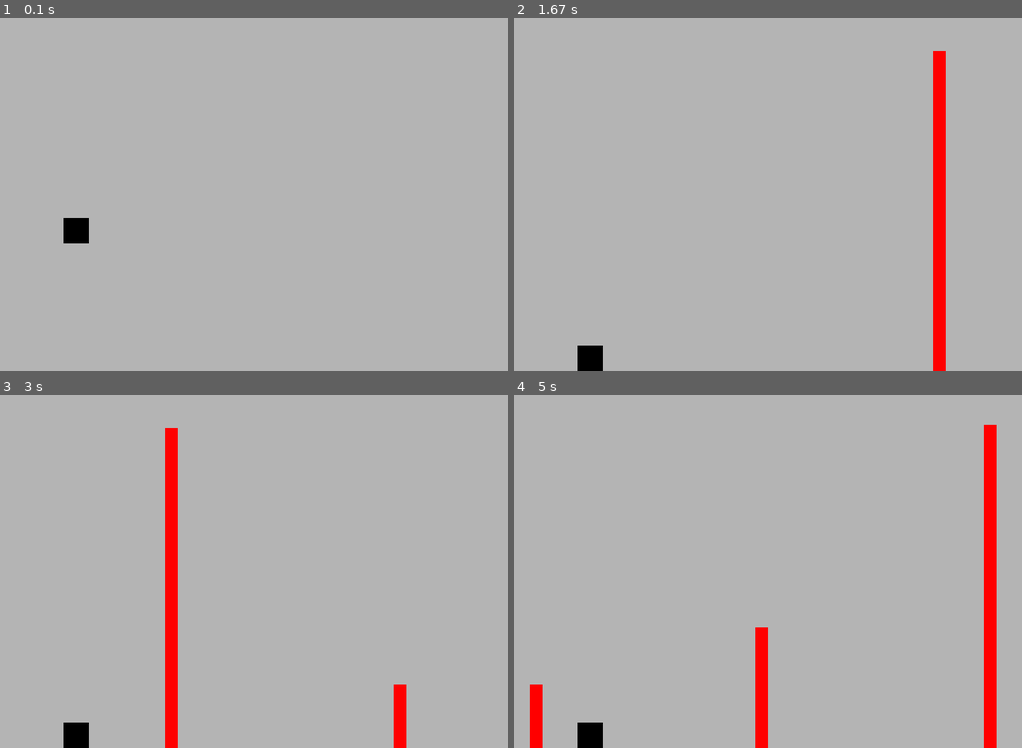
Above: before the commit, frames 1-4 (two rows, left to right).
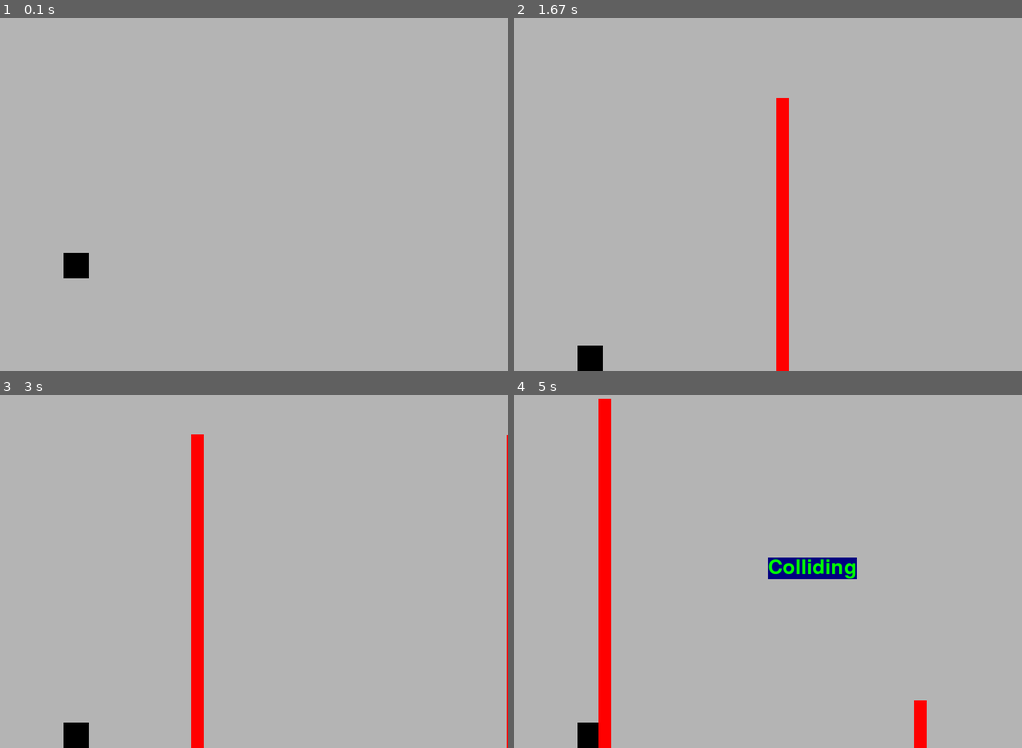
Above: after the commit, the same moments.

Repository: rodolfofrainer/pytorchPygameAI
Game: pygame game, started from main.py
Two runs of this game, one before a commit and one after it. Both use one fixed random seed, a clock stepped at 60 frames per second and the inputs below.
Inputs:
- Up to frame 1 (0.1 s): no input
- Up to frame 2 (1.67 s): no input
- Up to frame 3 (3 s): no input
- Up to frame 4 (5 s): no input

The runs differ from the first frame. In frame 1, 0.7% of the frame differs, in the area x 12-18%, y 56-74%; in frame 2, 4.2%; in frame 3, 5.2%; in frame 4, 7.5%, in the area x 3-95%, y 1-100%.

Commit message:
clean up/tidy up the code

Diff:
--- a/main.py
+++ b/main.py
@@ -1,49 +1,61 @@
 from player_class import Player
 from obstacle_class import Obstacle
 import pygame
-
 from random import randint
 
+# Initialize pygame
 pygame.init()
+
+# Screen dimensions and game settings
 SCREEN_WIDTH = 800
 SCREEN_HEIGHT = 600
 RUNNING = True
 FPS = 144
 
+# Constants for gravity and player movement
 GRAVITY_CONST = 1500
 PLAYER_SPEED = 1800
+
+# Variables for obstacle generation
 obstacle_interval = 0
-
 obstacles_list = []
 
+# Set up the display
 pygame.display.set_caption('Show Text')
 screen = pygame.display.set_mode((SCREEN_WIDTH, SCREEN_HEIGHT))
 clock = pygame.time.Clock()
 
+# Player setup
 gravity = GRAVITY_CONST
-player_size = 50
-dt = 1 / FPS
+player = Player(SCREEN_WIDTH // 8, SCREEN_HEIGHT // 2, 40)
 
+# Font for collision text
 font = pygame.font.Font('freesansbold.ttf', 32)
 text = font.render('Colliding', True, (0, 255, 0), (0, 0, 128))
 
-player = Player(SCREEN_WIDTH // 8, SCREEN_HEIGHT // 2, 40)
+# Calculate time increment per frame
+dt = 1 / FPS
 
+# Game loop
 while RUNNING:
     for event in pygame.event.get():
         if event.type == pygame.QUIT:
             RUNNING = False
+
+    # Increase obstacle interval counter
     obstacle_interval += 1
 
+    # Clear the screen
     screen.fill((180, 180, 180))
 
+    # Check keyboard input
     key_pressed = pygame.key.get_pressed()
 
-    # draws player
+    # Draw the player
     pygame.draw.rect(screen, (0, 0, 0), (player.x,
                      player.y, player.size, player.size))
 
-    # modifies gravity and player position based on input
+    # Modify gravity and player position based on input
     if key_pressed[pygame.K_SPACE]:
         gravity = 0
         if player.y > 0:
@@ -54,47 +66,45 @@
         gravity = GRAVITY_CONST
         player.y += gravity * dt
 
-    # stops player from going off screen
+    # Stop player from going off screen
     player.y = max(0 - player.size, min(player.y, SCREEN_HEIGHT - player.size))
 
-    # closes game if Q key is pressed
+    # Close game if Q key is pressed
     if key_pressed[pygame.K_q]:
         RUNNING = False
 
-    if obstacle_interval == FPS/2:
+    # Create obstacle at a precise timing
+    if obstacle_interval == FPS // 2:
         new_obstacle = Obstacle(
-            x=SCREEN_WIDTH + 5,
-            y=randint(0, SCREEN_HEIGHT),
-            height=SCREEN_HEIGHT
-        )
+            x=SCREEN_WIDTH + 5, y=randint(0, SCREEN_HEIGHT), height=SCREEN_HEIGHT)
         obstacles_list.append(new_obstacle)
-        # print whenever a new obstacle is created
-        print("obstacle created")
-        obstacle_interval = 0
+        obstacle_interval = 0  # Reset the interval counter
 
     for obstacle in obstacles_list:
-        # draws obstacle
-        obstacle.move_obstacle(5)
+        # Move and draw the obstacle
+        obstacle.move_obstacle(7)
         pygame.draw.rect(screen, (255, 0, 0), (obstacle.x,
-                                               obstacle.y, obstacle.width, obstacle.height))
+                         obstacle.y, obstacle.width, obstacle.height))
+
+        # Check for collision with player
         if obstacle.is_colliding(player):
             screen.blit(text, (SCREEN_WIDTH // 2, SCREEN_HEIGHT // 2))
 
-        if obstacle.x < 0-obstacle.width:
-            obstacles_list.pop(0)
+        # Remove obstacles that are off-screen
+        if obstacle.x < 0 - obstacle.width:
+            obstacles_list.remove(obstacle)
 
     # [DEBUG]
-    # print player position
+    # Print player position, gravity, and obstacle interval
     # print(player.x, player.y)
-    # print gravity applied to player
     # print(gravity)
-    # print obstacle_interval
     # print(obstacle_interval)
 
+    # Update the display
     pygame.display.flip()
-    dt = clock.tick(FPS) / 1000
 
-    # FPS
+    # Control the frame rate
     clock.tick(FPS)
 
+# Quit the game
 pygame.quit()
